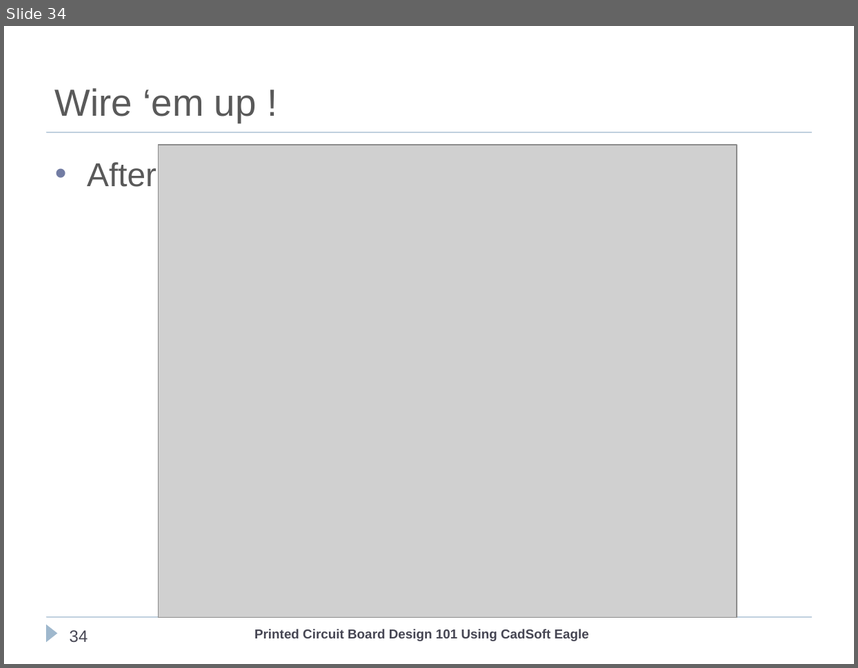
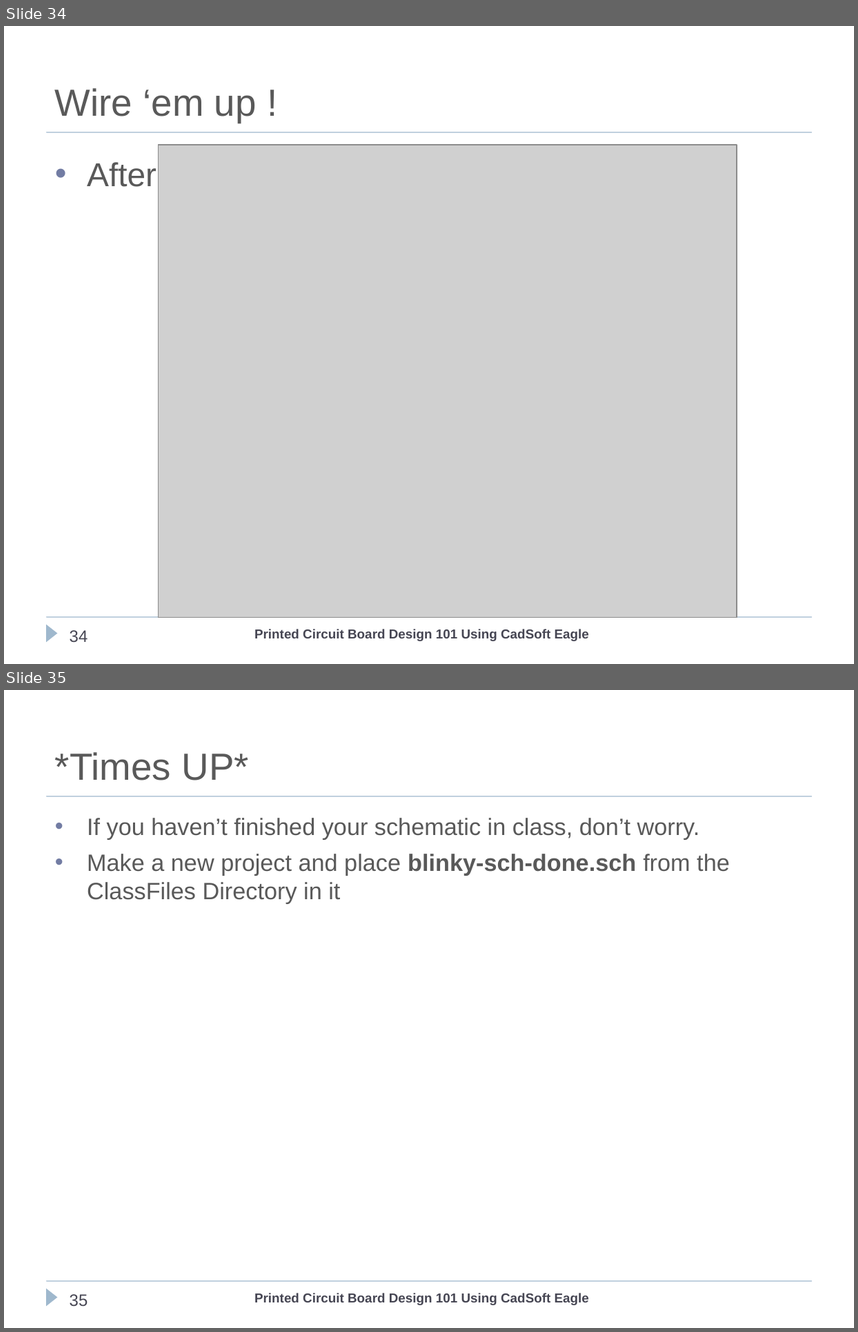
Before and after one commit to cogwheelcircuitworks/IntroToEagleCAD, a slide deck: ClassFiles/PCBDesignEagleCad101.ppt. Shown one above the other, each under a label of ours: slide 34 before the commit, slides 34 and 35 after it. The pictures are 858x668 and 858x1332 pixels, drawn with LibreOffice and Linux fonts; fonts in the diff are those of the drawing; grey boxes stand for pictures; background and template pictures are left out. Boxes give left, top, right and bottom in pixels: in the first picture for what was removed or moved away, otherwise in the second. Text is boxed around its words. In the diff, an @@ line names an element or a change of style, - is before the commit and + after.

```diff
--- a/ClassFiles/PCBDesignEagleCad101.ppt
+++ b/ClassFiles/PCBDesignEagleCad101.ppt
@@ slide 35 added at bbox=[4, 690, 854, 1328], background #FFFFFF; not listed: 3 template elements that a slide beside it also shows @@
@@ title added at bbox=[55, 752, 248, 780], 32 pt, text #595959 @@
+*Times UP*
@@ text added at bbox=[87, 818, 730, 903], 20 pt, text #595959 @@
+• If you haven’t finished your schematic in class, don’t worry.
+• Make a new project and place blinky-sch-done.sch from the ClassFiles Directory in it
@@ page number added at bbox=[70, 1294, 88, 1305], 14 pt, text #464653 @@
+35
@@ text added at bbox=[254, 1292, 589, 1305], 11 pt, text #464653, bold @@
+Printed Circuit Board Design 101 Using CadSoft Eagle
```
Also in this commit, not shown: 2 slides changed, 1 other file.
